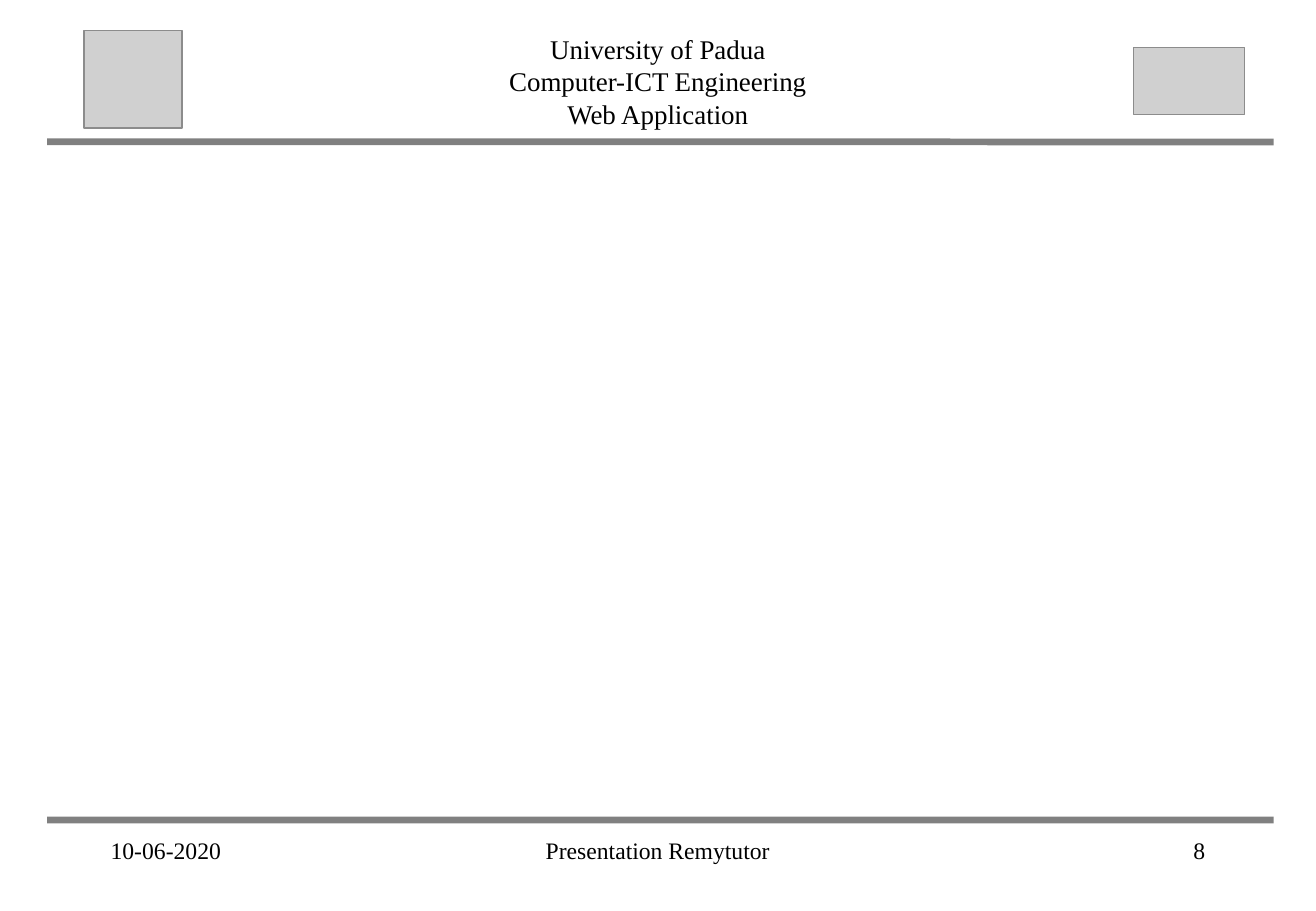
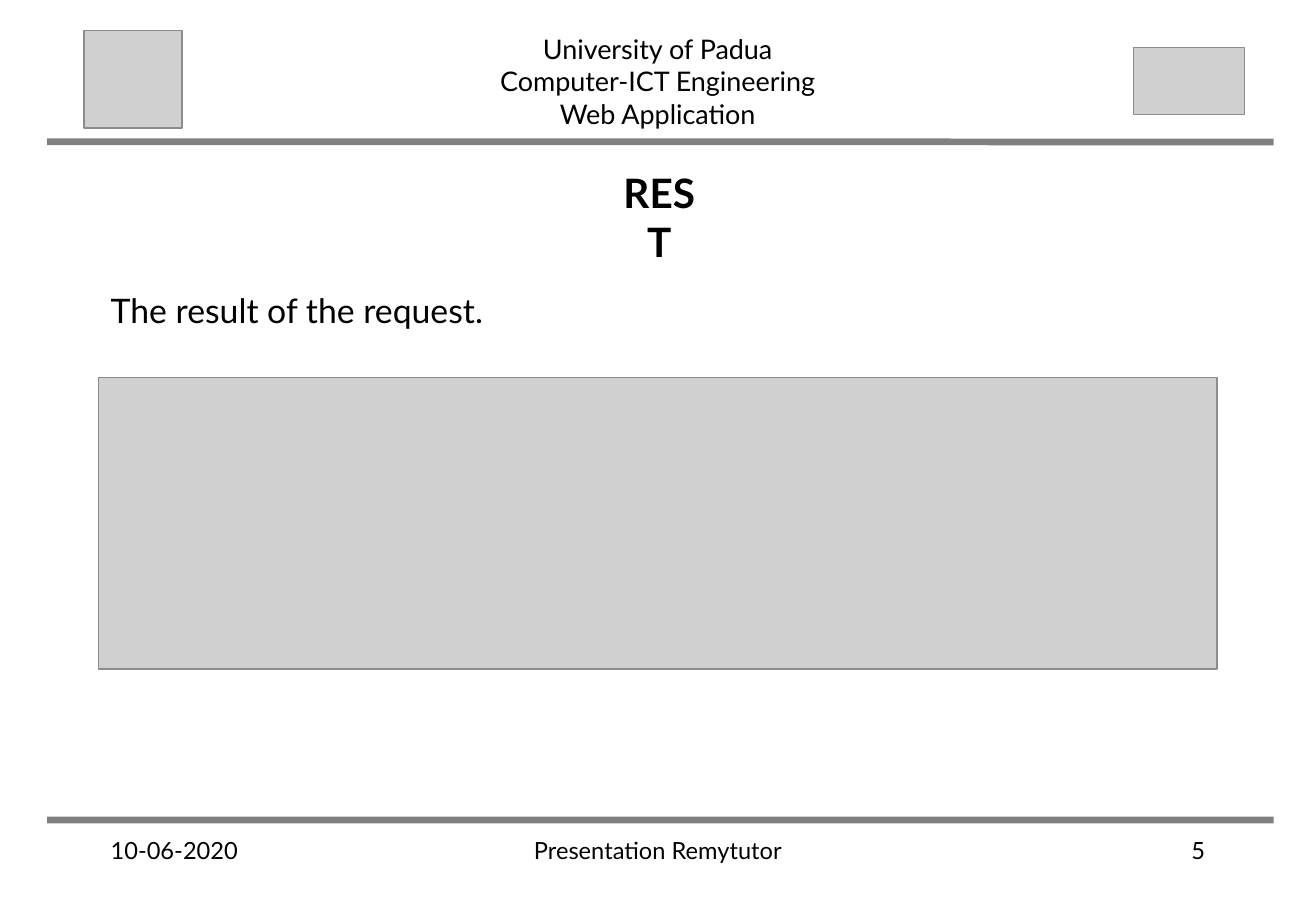
Before and after one commit to abahmadb/Web-Applications, a slide deck: slide 5 of HW2-RemuTutor-2019-2020 - Jin.ppt (slide 8 before the commit). Drawn at 1316x911 pixels with LibreOffice and Linux fonts; fonts in the diff are those of the drawing; grey boxes stand for pictures. Boxes give left, top, right and bottom in pixels: in the first picture for what was removed or moved away, otherwise in the second. Text is boxed around its words. In the diff, an @@ line names an element or a change of style, - is before the commit and + after.

```diff
--- a/HW2-RemuTutor-2019-2020 - Jin.ppt
+++ b/HW2-RemuTutor-2019-2020 - Jin.ppt
@@ font Times New Roman to Lato in 3 elements at <box>534,841,782,863</box>, <box>111,842,238,860</box>, <box>500,39,815,128</box> @@
@@ text "University of Padua": place and size @@
-text "University of Padua" at <box>509,40,806,129</box>
+text "University of Padua" at <box>500,39,815,128</box>
@@ text added at <box>600,161,719,222</box>, 24 pt, text #000000, bold @@
+REST
@@ text added at <box>111,298,483,329</box>, 20 pt, text #000000 @@
+The result of the request.
@@ picture added at <box>98,378,1216,669</box> @@
@@ page number at <box>1191,842,1205,860</box>: text changed; font Times New Roman to Lato @@
-8
+5
```
Also in this commit, not shown: 5 other slides changed, 6 slides removed, 29 other files.
